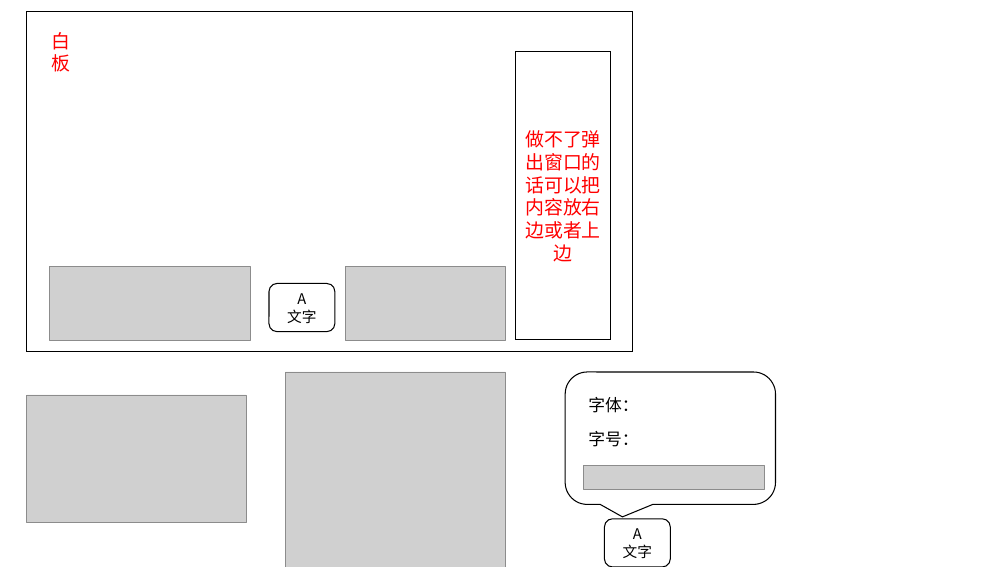
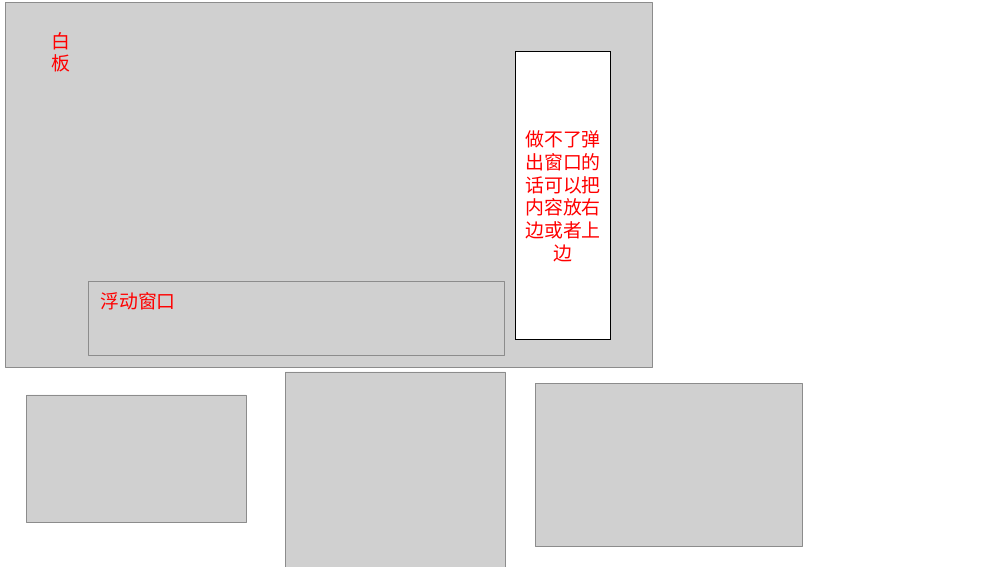
Before and after one commit to barryZZJ/ComputerNetworkCourseProject, a slide deck: slide 3 of 文档/GUI设计.pptx. Drawn at 1008x567 pixels with LibreOffice and Linux fonts; fonts in the diff are those of the drawing; grey boxes stand for pictures. Boxes give left, top, right and bottom in pixels: in the first picture for what was removed or moved away, otherwise in the second. Text is boxed around its words. In the diff, an @@ line names an element or a change of style, - is before the commit and + after.

```diff
--- a/文档/GUI设计.pptx
+++ b/文档/GUI设计.pptx
@@ picture added at (x1=6, y1=3, x2=653, y2=368) @@
@@ rectangle removed at (x1=27, y1=12, x2=633, y2=352) @@
@@ picture removed at (x1=49, y1=267, x2=250, y2=340) @@
@@ picture removed at (x1=346, y1=267, x2=506, y2=340) @@
@@ picture added at (x1=88, y1=282, x2=504, y2=355) @@
@@ text added at (x1=100, y1=292, x2=176, y2=310), 18 pt, text #FF0000 @@
+浮动窗口
@@ rounded rectangle removed at (x1=269, y1=284, x2=335, y2=332) @@
-A
-文字
@@ picture added at (x1=535, y1=383, x2=802, y2=547) @@
@@ rounded speech box removed at (x1=566, y1=372, x2=776, y2=504) @@
@@ text removed at (x1=588, y1=397, x2=638, y2=413) @@
-字体：
@@ text removed at (x1=588, y1=431, x2=638, y2=447) @@
-字号：
@@ picture removed at (x1=584, y1=465, x2=765, y2=489) @@
@@ rounded rectangle removed at (x1=605, y1=519, x2=671, y2=567) @@
-A
-文字
```
Also in this commit, not shown: 4 other files.
